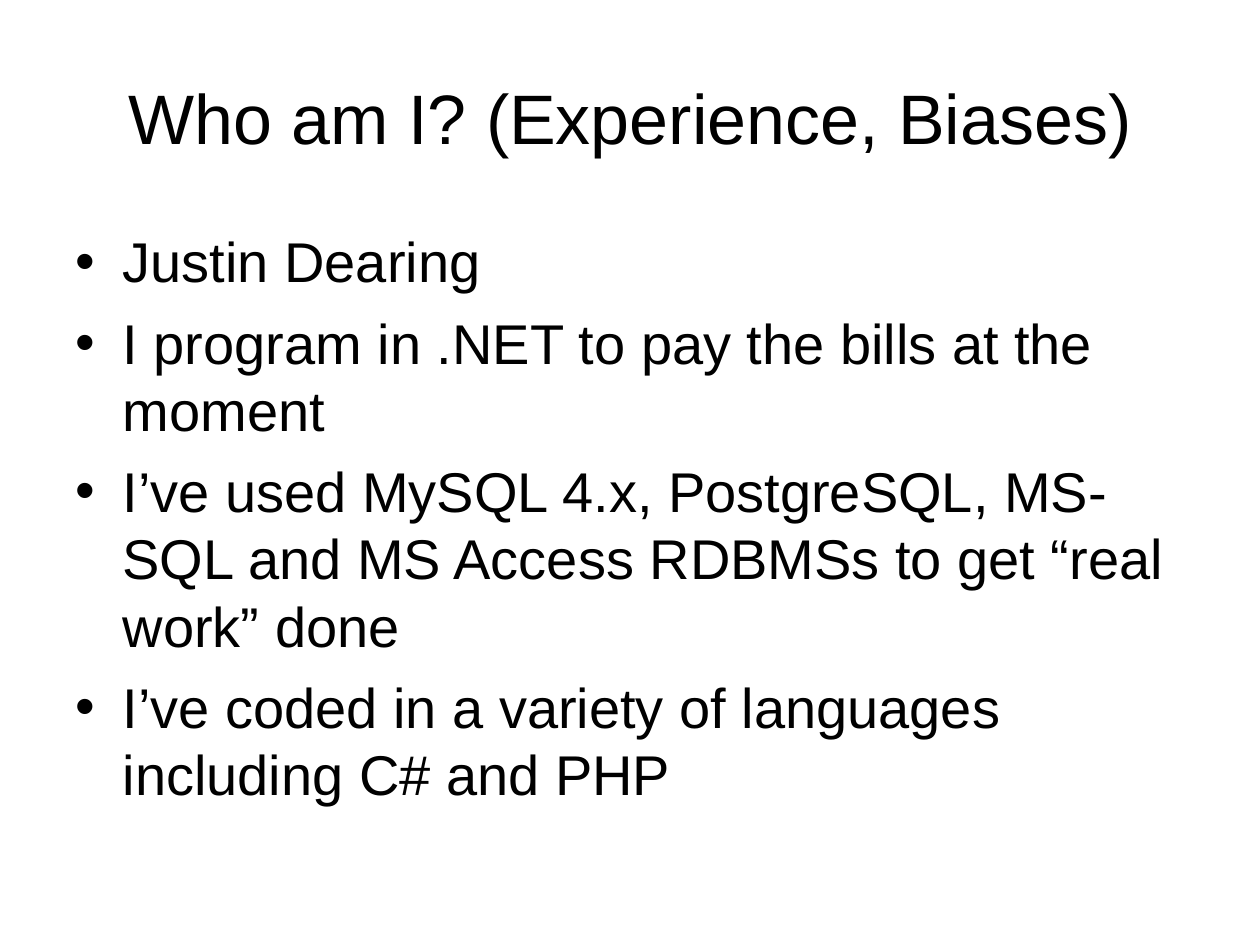
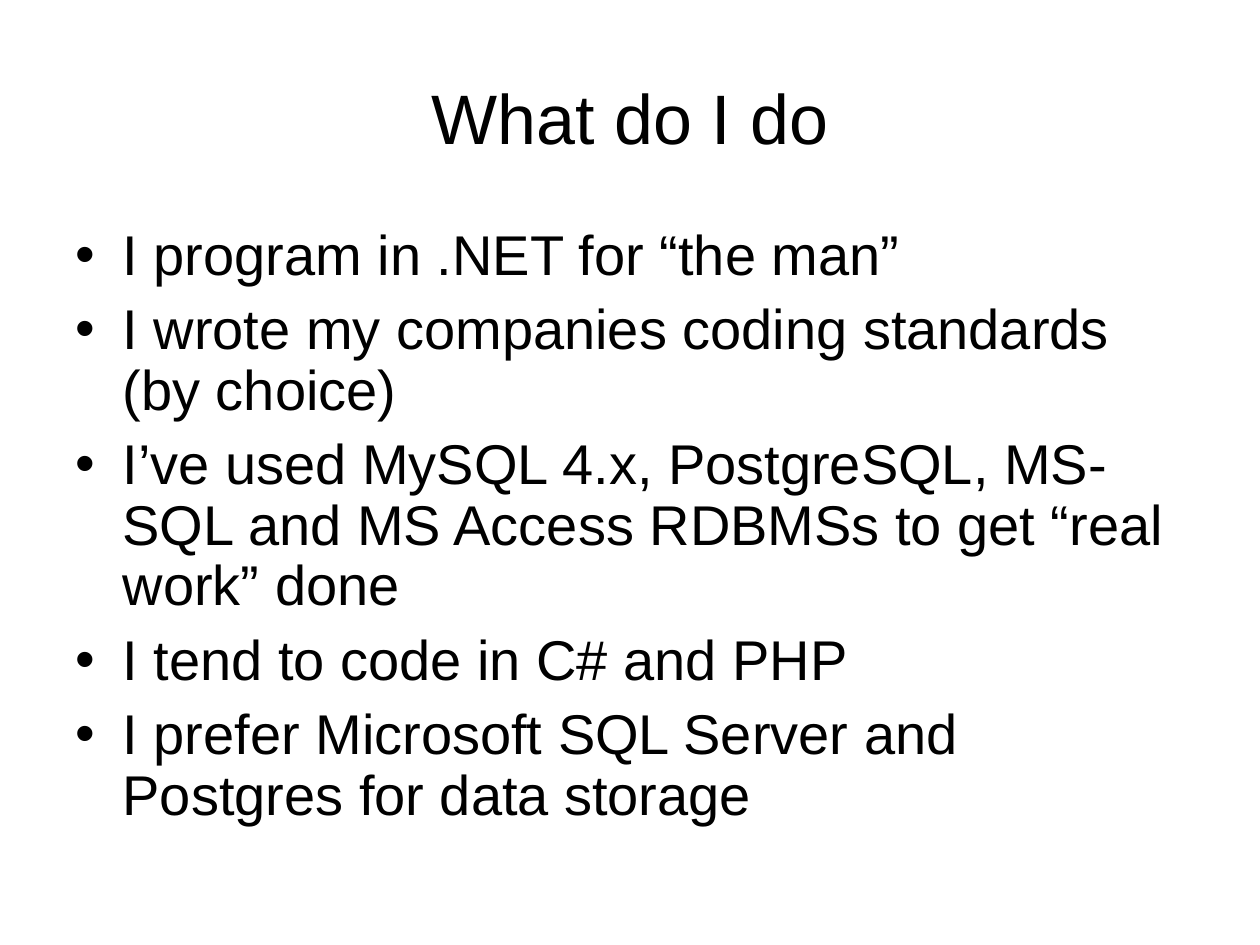
Before and after one commit to LIPHP/Employee-Contact-List, a slide deck: slide 4 of Docs/Using Microsoft SQL Server with PHP.ppt. Drawn at 1260x945 pixels with LibreOffice and Linux fonts; fonts in the diff are those of the drawing. Boxes give left, top, right and bottom in pixels: in the first picture for what was removed or moved away, otherwise in the second. Text is boxed around its words. In the diff, an @@ line names an element or a change of style, - is before the commit and + after.

```diff
--- a/Docs/Using Microsoft SQL Server with PHP.ppt
+++ b/Docs/Using Microsoft SQL Server with PHP.ppt
@@ title at [432, 93, 828, 145]: text changed @@
-Who am I? (Experience, Biases)
+What do I do
@@ text at [123, 234, 1109, 421]: text changed @@
-• Justin Dearing
-• I program in .NET to pay the bills at the moment
+• I program in .NET for “the man”
+• I wrote my companies coding standards (by choice)
@@ text at [123, 443, 1163, 606]: line spacing 1 to 0.9 @@
@@ text at [123, 639, 957, 826]: text changed @@
-• I’ve coded in a variety of languages including C# and PHP
+• I tend to code in C# and PHP
+• I prefer Microsoft SQL Server and Postgres for data storage
```
Also in this commit, not shown: 17 other slides changed, 1 slide added, 1 other file.
